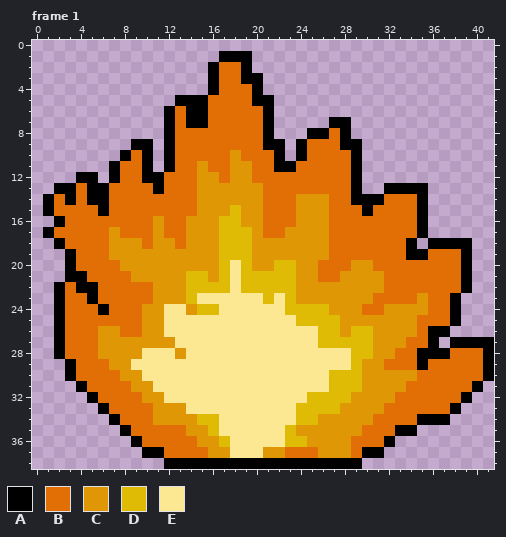
Pixel-art file -- Aseprite/InfernoFire_Small.aseprite. Above: the version before the commit.
42x42 pixels, 2 frames. Shown: frame 1. The old version is drawn lined up with the new one, on the new canvas. The commit also changed other frames, which this record leaves out.
Visible layers, top first: "Layer 7", "Layer 6", "Layer 5", "Layer 4".
Palette (. is transparent): A #000000  B #e16f05  C #e09706  D #e0bb06  E #fce892
Pixels before, frame 1, first column x 1:
 1 ................AAA......................
 2 ...............ABBA......................
 3 ...............ABBAA.....................
 4 ...............ABBBA.....................
 5 ............AAABBBBAA....................
 6 ...........ABAABBBBBA....................
 7 ...........ABAABBBBBA.....AA.............
 8 ...........ABBBBBBBBA...AABA.............
 9 ........AA.ABBBBBBBBAA.ABBBAA............
10 .......ABA.ABBBBBCBBBA.ABBBBA............
11 ......ABBA.ABBCBBCCBBAABBBBBA............
12 ...AA.ABBAABBBCCBCCBBBBBBBBBA............
13 .AABAABBBBABBBCCCCCCBBBBBBBBA..AAAA......
14 ABABAABBBBBBBBCCCCCCBBBCCCBBAAABBBA......
15 ABBBBABBBBBBBBCCCDCCBBBCCCBBBABBBBA......
16 .ABBBBBBBBCBBCCCDDCCBBBCCCBBBBBBBBA......
17 ABBBBBCBBBCBBCCCDDDCBBCCCCBBBBBBBBA......
18 .ABBBBCCCBCCBCCCDDDCCCCCCCBBBBBBBA.AAAA..
19 ..ABBBCCCCCCCCCCDDDCCCCCCCBBBBBBBAABBBA..
20 ..ABBBBCCCCCCCCCDEDCCDDCCBBBCCBBBBBBBBA..
21 ..AABBBBCCCCCDDCDEDDDDDCCBBCCCCBBBBBBBA..
22 .ABAABBBBBCCCDDDDEDDDDDCCCCCCCCBBBBBBBA..
23 .ABBABBBBBCCCDEEEEEEDEDCCCCCCCBBBBCBBA...
24 .ABBBABBBCCEECDDEEEEEEDDDDCCCBBCCCCBBA...
25 .ABBBBBBBCCEEEEEEEEEEEEDDDDCCCCCCCBBBA...
26 .ABBBCCBBCCEEEEEEEEEEEEEEDDCDDCCCCBAA....
27 .ABBBCCCCCCCEEEEEEEEEEEEEDDDDDCCCBBA.AAAA
28 .ABBBCCCCEEECEEEEEEEEEEEEEEEDDCCBBAAABBBA
29 ..ABBBCCEEEEEEEEEEEEEEEEEEEEDCCBBBABBBBBA
30 ..ABBBBCCEEEEEEEEEEEEEEEEEDDDCCCCCBBBBBBA
31 ...ABBBBCCEEEEEEEEEEEEEEEEDDDCCCCBBBBBBA.
32 ....ABBBBCCEEEEEEEEEEEEEDDDDCCCCBBBBBBA..
33 .....ABBBBCCCEEEEEEEEEEDDDDCCCCBBBBBBA...
34 ......ABBBCCCCDDEEEEEEEDDCCCCCBBBBAAA....
35 .......ABBBBBCCDEEEEEEDCCCCCCBBBAA.......
36 ........ABBBBBCCDEEEEEDDCCCCBBBA.........
37 .........AABBBBCCEEECCBBBCCCBAA..........
38 ...........AAAAAAAAAAAAAAAAAA............
And afterwards:
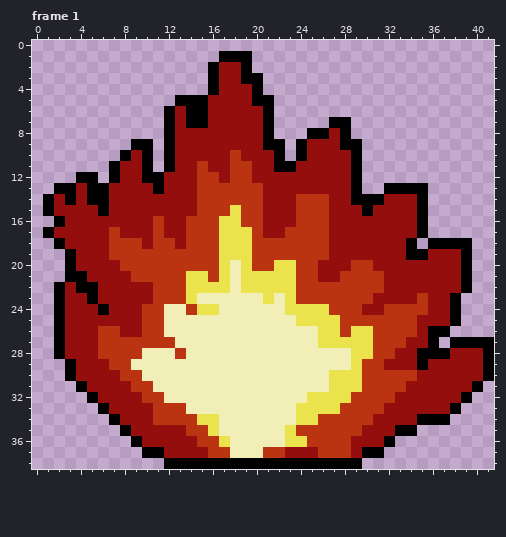
Commit message: feat(Inferno fires): Animations
From old to new:
canvas 42x42 -> 42x39 (the part of the old canvas that was cut away was empty and is not shown)
colour B: #e16f05 -> #950e0e
colour C: #e09706 -> #ba3412
colour D: #e0bb06 -> #ebe34c
colour E: #fce892 -> #f1eeb7
Boxes around the changes in both pictures, in picture pixels (x1, y1, x2, y2):
changed: (54, 62, 483, 458)
